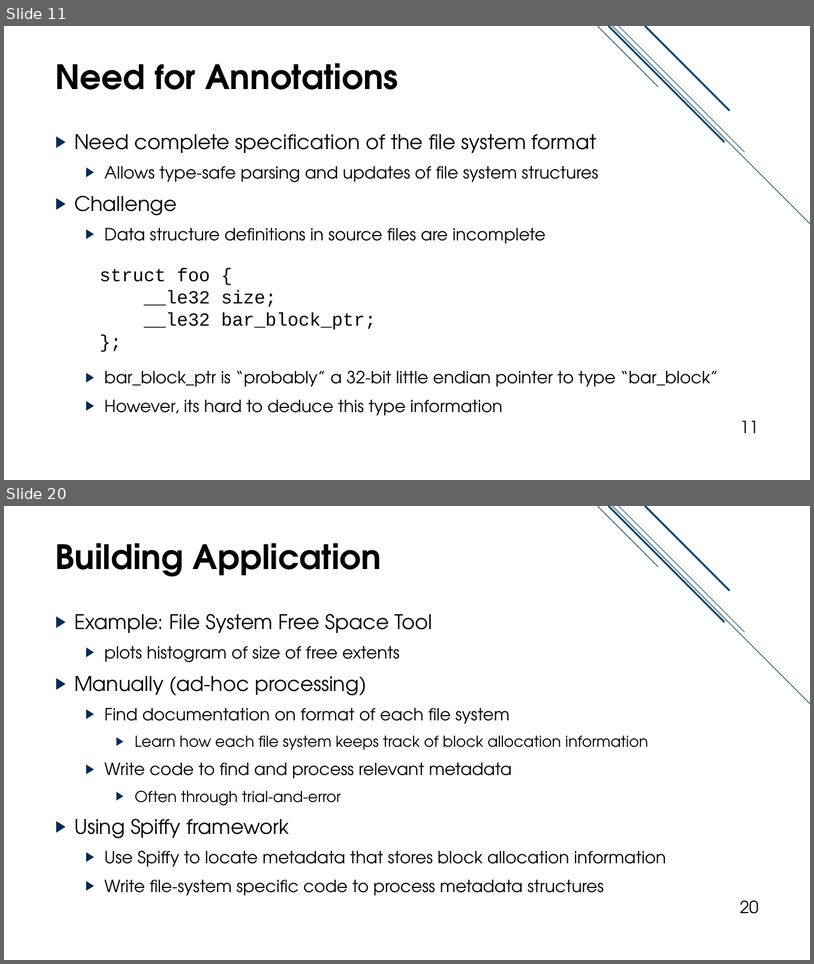
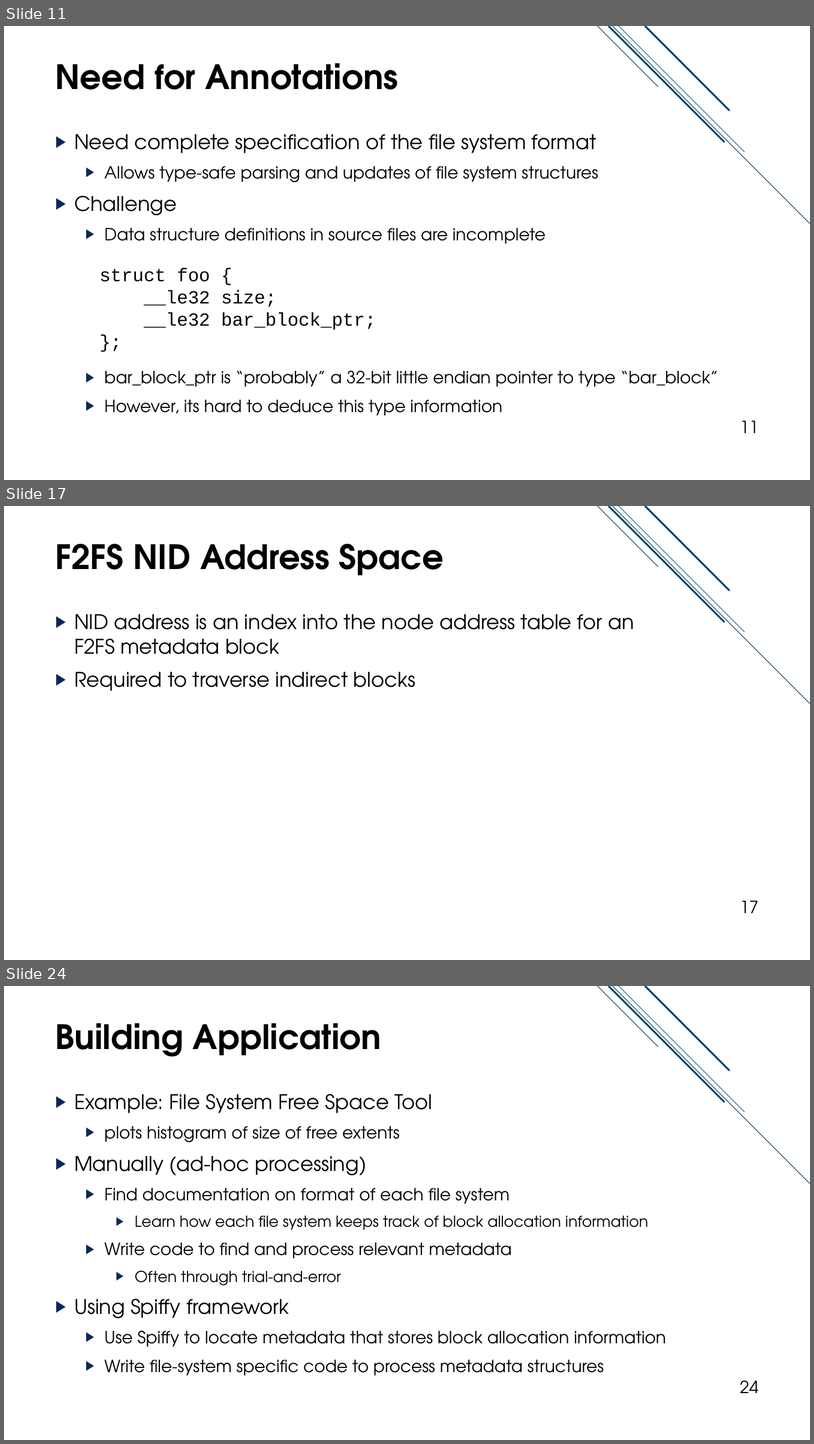
Before and after one commit to jacksun007/spiffy-paper, a slide deck: talk/spiffy_talk.pptx. Shown one above the other, each under a label of ours: slides 11 and 20 before the commit, slides 11, 17 and 24 after it; the slides between them are not shown. The pictures are 814x964 and 814x1444 pixels, drawn with LibreOffice and Linux fonts; fonts in the diff are those of the drawing. Boxes give left, top, right and bottom in pixels: in the first picture for what was removed or moved away, otherwise in the second. Text is boxed around its words. In the diff, an @@ line names an element or a change of style, - is before the commit and + after.

```diff
--- a/talk/spiffy_talk.pptx
+++ b/talk/spiffy_talk.pptx
@@ slide 17 added at (x1=4, y1=506, x2=810, y2=960), background #FFFFFF; not listed: 5 template elements that a slide beside it also shows @@
@@ title added at (x1=56, y1=544, x2=444, y2=576), 40 pt, text #000000, bold @@
+F2FS NID Address Space
@@ text added at (x1=74, y1=614, x2=634, y2=691), 24 pt, text #000000 @@
+▶ NID address is an index into the node address table for an
+  F2FS metadata block
+▶ Required to traverse indirect blocks
@@ page number added at (x1=740, y1=900, x2=759, y2=913), 20 pt, text #000000 @@
+17
@@ what was slide 20 is now slide 24 @@
@@ page number at (x1=740, y1=1380, x2=759, y2=1393): text changed @@
-20
+24
```
Also in this commit, not shown: 17 slides changed, 6 other slides added, 3 slides removed.
